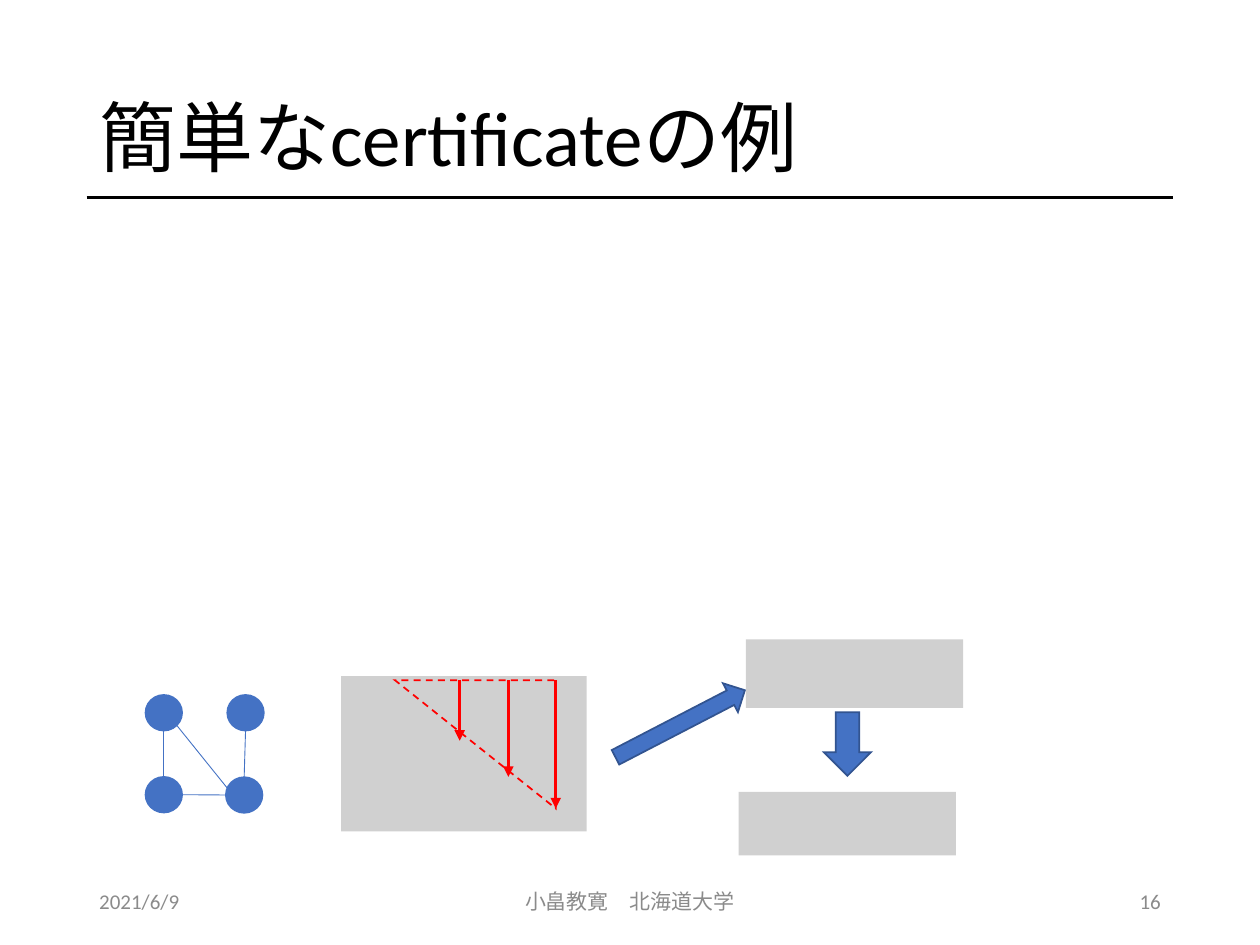
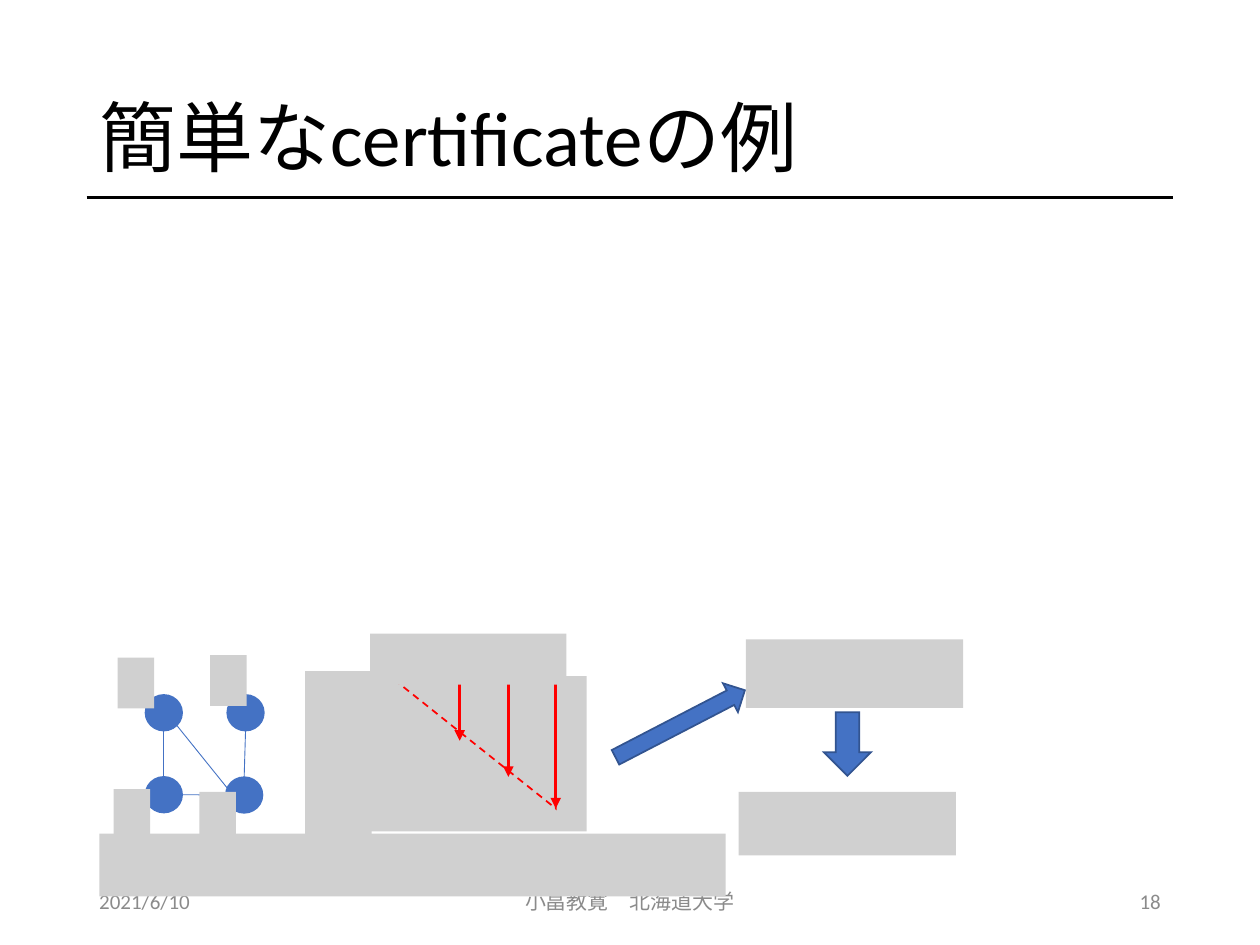
Before and after one commit to obatakyoukan/isomorphism, a slide deck: slide 18 of Isomorphism.pptx (slide 16 before the commit). Drawn at 1260x945 pixels with LibreOffice and Linux fonts; fonts in the diff are those of the drawing; grey boxes stand for pictures. Boxes give left, top, right and bottom in pixels: in the first picture for what was removed or moved away, otherwise in the second. Text is boxed around its words. In the diff, an @@ line names an element or a change of style, - is before the commit and + after.

```diff
--- a/Isomorphism.pptx
+++ b/Isomorphism.pptx
@@ picture added at (x1=117, y1=658, x2=154, y2=708) @@
@@ picture added at (x1=210, y1=655, x2=247, y2=706) @@
@@ picture added at (x1=370, y1=634, x2=567, y2=684) @@
@@ picture added at (x1=305, y1=672, x2=372, y2=837) @@
@@ picture added at (x1=113, y1=789, x2=150, y2=839) @@
@@ picture added at (x1=199, y1=791, x2=236, y2=842) @@
@@ picture added at (x1=100, y1=834, x2=726, y2=897) @@
@@ text at (x1=99, y1=891, x2=190, y2=910): text changed @@
-2021/6/9
+2021/6/10
@@ page number at (x1=1140, y1=895, x2=1161, y2=909): text changed @@
-16
+18
```
Also in this commit, not shown: 32 other slides changed, 6 slides added.
